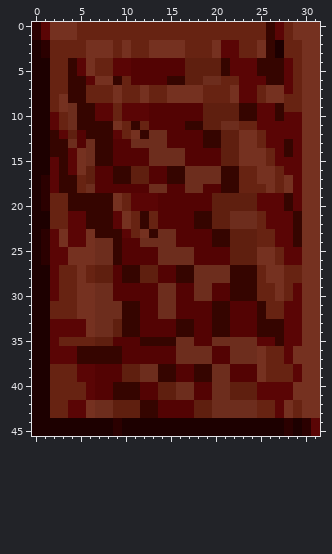
Pixel-art sprite -- data/external/gfx/panel/amiga/empty_slot.png. Above: the version before the commit.
The file is 32x46 pixels. Colours within 5 levels of each other are drawn and written as one.
After:
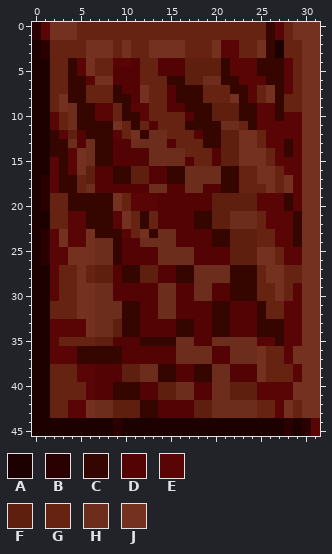
Palette (. is transparent): A #1d0000  B #2b0000  C #350500  D #530303  E #5a0505  F #5f1f0f  G #672312  H #6d2d1d  J #753120
The edit:
Colour D gives way to colour C in row 9 at x 17 to 18; in row 10 at x 18.
Colour E gives way to colour C in rows 7 to 8 at x 23; in row 9 at x 10; in row 10 at x 10 to 11.
Colour F gives way to colour C in rows 9 to 10 at x 19; in row 11 at x 19 to 20.
Colour G gives way to colour C in row 6 at x 21 to 22; in row 8 at x 10; in row 11 at x 24.
Colour J gives way to colour C in row 7 at x 9, 16 to 18, 22 and 27; in row 8 at x 9, 16 to 18 and 27.
Colour C gives way to colour D in row 6 at x 9.
Colour E gives way to colour D in row 5 at x 9 to 10.
Colour G gives way to colour D in row 6 at x 10; in row 7 at x 10 to 11; in row 8 at x 11.
Colour J gives way to colour D in rows 7 to 8 at x 15.
Colour D gives way to colour G in rows 4 to 5 at x 12 to 13; in row 6 at x 12 to 14; in row 9 at x 13 to 14; in row 10 at x 13 to 16; in row 11 at x 14 to 16; in row 12 at x 15 to 17.
Colour D gives way to colour G in row 13 at x 16 to 18; in row 14 at x 17 to 19; in row 15 at x 18 to 19.
